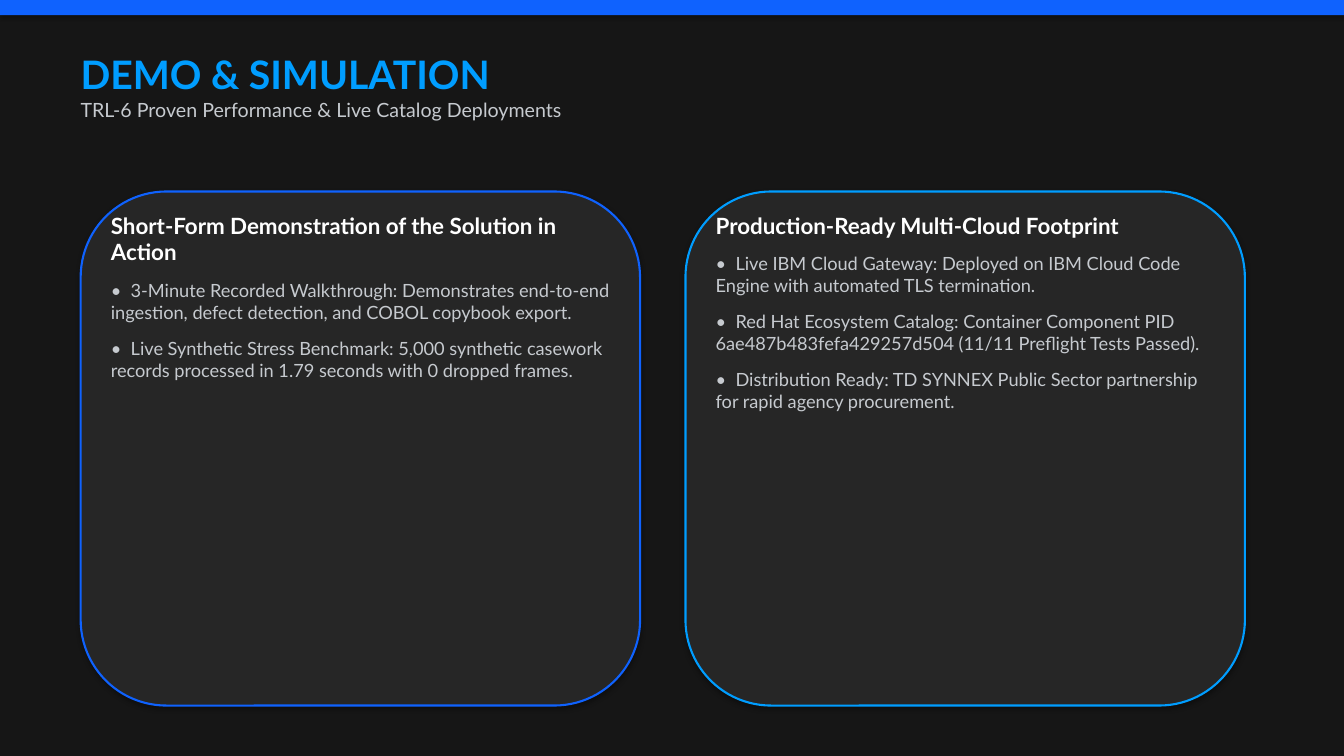
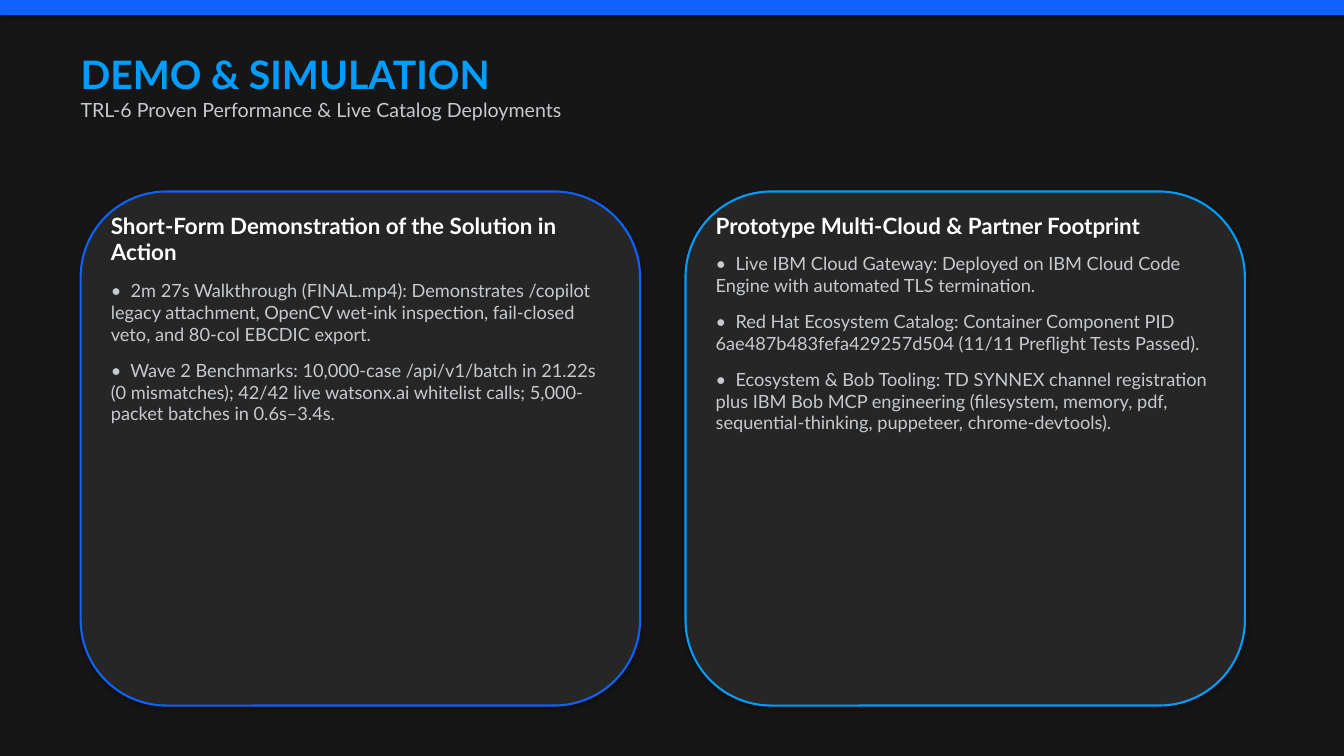
Before and after one commit to tbullitt18-collab/asce-technologies, a slide deck: slide 5 of ibm-skillsbuild-ell-2026/ASCE_IBM_SkillsBuild_Showcase_Presentation.pptx. Drawn at 1344x756 pixels with LibreOffice and Linux fonts; fonts in the diff are those of the drawing. Boxes give left, top, right and bottom in pixels: in the first picture for what was removed or moved away, otherwise in the second. Text is boxed around its words. In the diff, an @@ line names an element or a change of style, - is before the commit and + after.

Commit message:
Wave 2 alignment: sync hardened engine, /copilot showcase, 2m27s video, Bob MCP/sessions, and docs

```diff
--- a/ibm-skillsbuild-ell-2026/ASCE_IBM_SkillsBuild_Showcase_Presentation.pptx
+++ b/ibm-skillsbuild-ell-2026/ASCE_IBM_SkillsBuild_Showcase_Presentation.pptx
@@ text at box(716, 217, 1140, 238): text changed @@
-Production-Ready Multi-Cloud Footprint
+Prototype Multi-Cloud & Partner Footprint
@@ text at box(111, 283, 595, 423): text changed @@
-• 3-Minute Recorded Walkthrough: Demonstrates end-to-end ingestion, defect detection, and COBOL copybook export.
-• Live Synthetic Stress Benchmark: 5,000 synthetic casework records processed in 1.79 seconds with 0 dropped frames.
+• 2m 27s Walkthrough (FINAL.mp4): Demonstrates /copilot legacy attachment, OpenCV wet-ink inspection, fail-closed veto, and 80-col EBCDIC export.
+• Wave 2 Benchmarks: 10,000-case /api/v1/batch in 21.22s (0 mismatches); 42/42 live watsonx.ai whitelist calls; 5,000-packet batches in 0.6s–3.4s.
@@ text at box(716, 372, 1207, 433): text changed @@
-• Distribution Ready: TD SYNNEX Public Sector partnership for rapid agency procurement.
+• Ecosystem & Bob Tooling: TD SYNNEX channel registration plus IBM Bob MCP engineering (filesystem, memory, pdf, sequential-thinking, puppeteer, chrome-devtools).
```
Also in this commit, not shown: 3 other slides changed, 34 other files.
